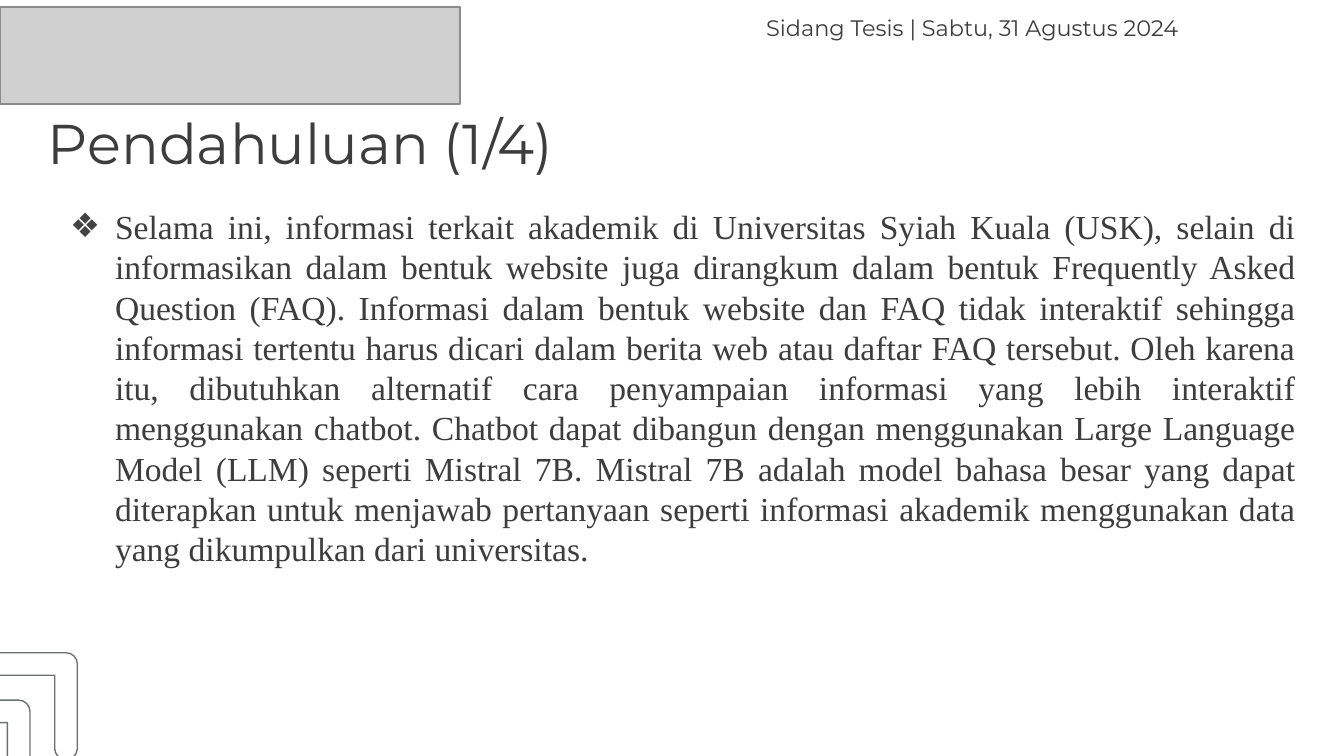
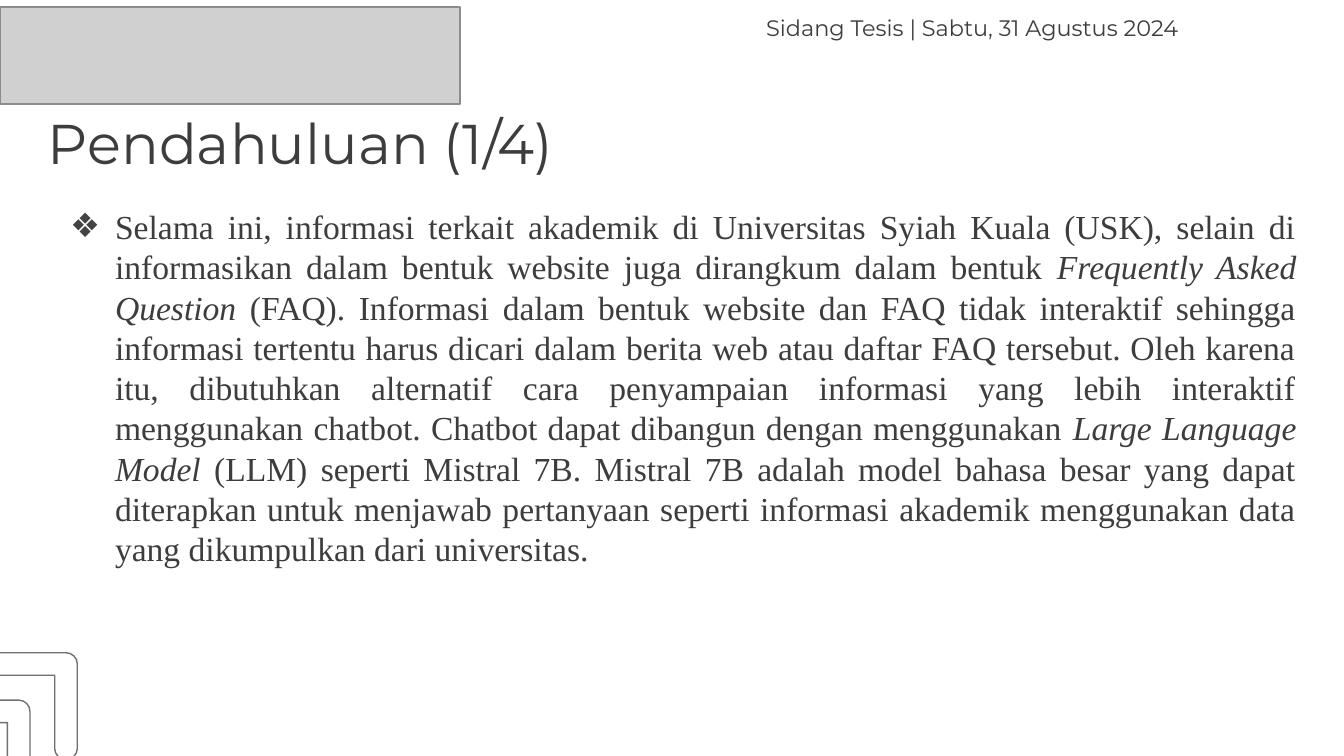
Before and after one commit to haryra/Tesis-s2-ai, a slide deck: slide 6 of Presentasi Sidang Hary Rachmat 2108207010009.pptx. Drawn at 1344x756 pixels with LibreOffice and Linux fonts; fonts in the diff are those of the drawing; grey boxes stand for pictures. Boxes give left, top, right and bottom in pixels: in the first picture for what was removed or moved away, otherwise in the second. Text is boxed around its words. In the diff, an @@ line names an element or a change of style, - is before the commit and + after.

```diff
--- a/Presentasi Sidang Hary Rachmat 2108207010009.pptx
+++ b/Presentasi Sidang Hary Rachmat 2108207010009.pptx
@@ text "Selama ini, informasi terkait akademik ..." at (115, 215, 1296, 568): italic on in "Frequently Asked Question Large Language Model" @@
```
Also in this commit, not shown: 2 other slides changed.
